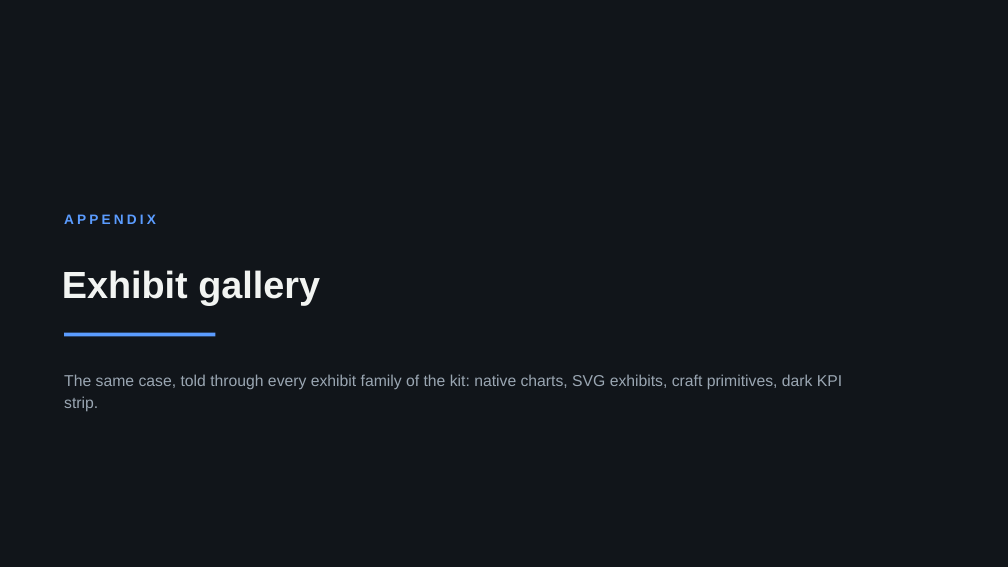
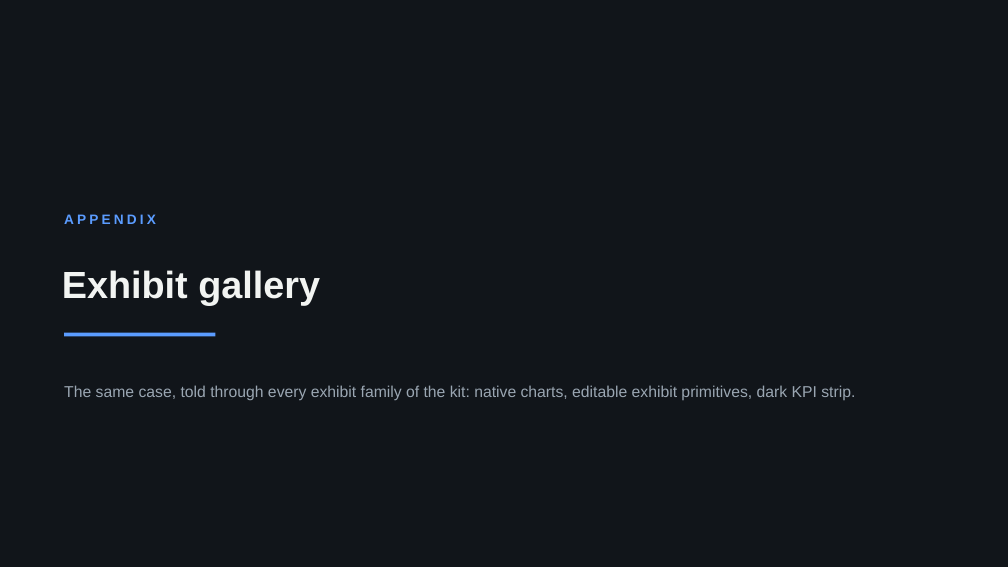
Before and after one commit to benkothmane-debug/sprintospptx, a slide deck: slide 24 of examples/golden-deck.pptx. Drawn at 1008x567 pixels with LibreOffice and Linux fonts; fonts in the diff are those of the drawing. Boxes give left, top, right and bottom in pixels: in the first picture for what was removed or moved away, otherwise in the second. Text is boxed around its words. In the diff, an @@ line names an element or a change of style, - is before the commit and + after.

```diff
--- a/examples/golden-deck.pptx
+++ b/examples/golden-deck.pptx
@@ text at bbox=[64, 385, 855, 400]: text changed @@
-The same case, told through every exhibit family of the kit: native charts, SVG exhibits, craft primitives, dark KPI strip.
+The same case, told through every exhibit family of the kit: native charts, editable exhibit primitives, dark KPI strip.
```
Also in this commit, not shown: 8 other slides changed, 16 other files.
